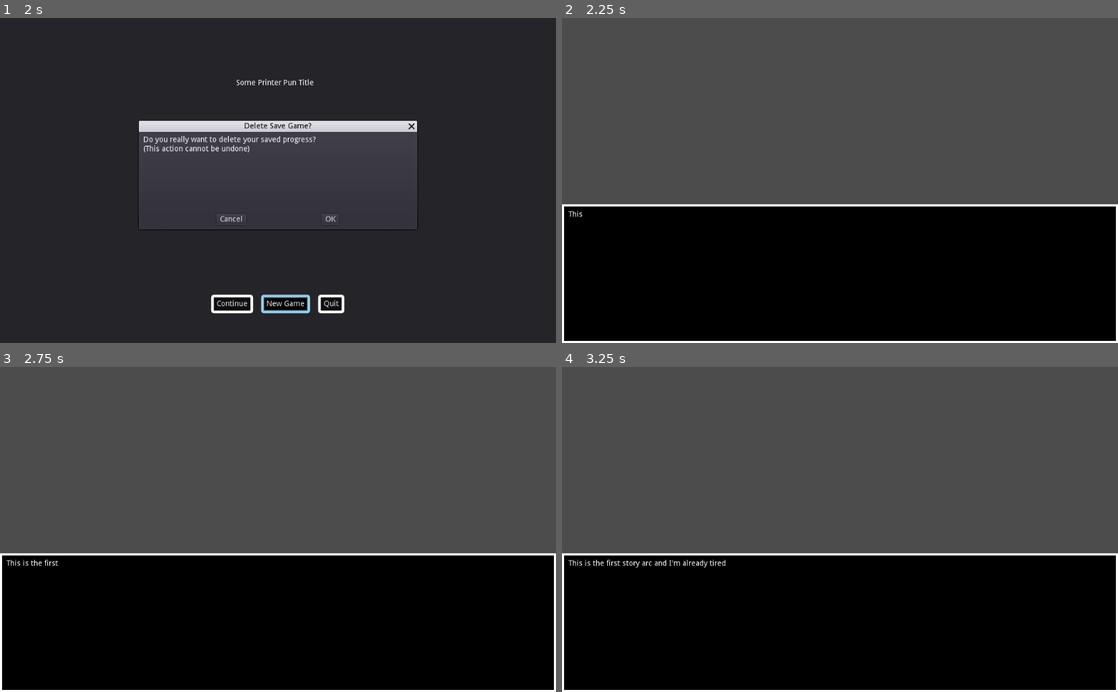
Above: before the commit, frames 1-4 (two rows, left to right).
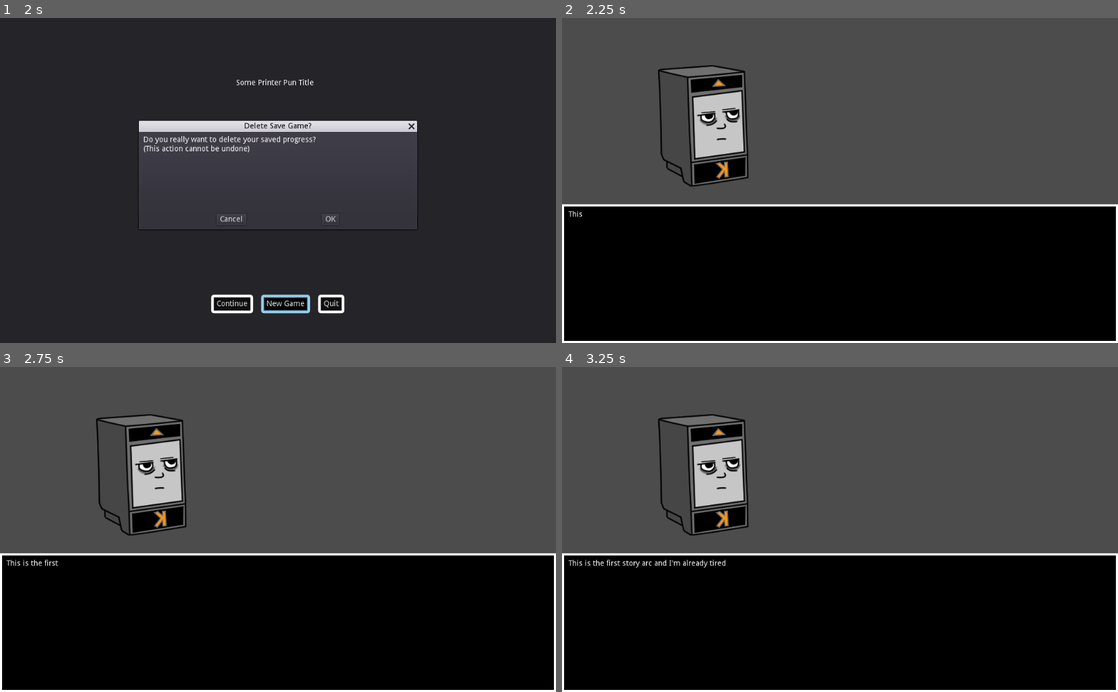
Above: after the commit, the same moments.

Repository: remmarcoux/prism
Game: Godot game, scene res://Menu/MainMenu.tscn
The game is run twice, just before and just after one commit, with the same random seed, the same clock (stepped at 60 frames per second) and the same inputs.
Inputs (mouse positions are in pixels of both pictures, inside the frame that each line leads up to):
- Up to frame 1 (2 s): click "New Game" at 0.5 s; click "New Game" at 1.25 s
- Up to frame 2 (2.25 s): click "Continue" at 2 s
- Up to frame 3 (2.75 s): no input
- Up to frame 4 (3.25 s): tap Enter (ui_accept) at 2.75, 3.02 s; move the mouse to (962, 513) at 2.77 s; hold Right (ui_right) from 2.78 s (still down); click (962, 513) at 2.92 s

Frame 1 is identical in both runs. In frame 2, 3.7% of the frame differs, in the area x 17-34%, y 14-52%; in frame 3, 3.7%; in frame 4, 3.7%.

Commit message:
Fixing dumb issues

Diff:
--- a/Microgames/SimonSays/SimonSaysGame.gd
+++ b/Microgames/SimonSays/SimonSaysGame.gd
@@ -132,10 +132,7 @@
 			on_wrong_answer()
 			return
 
-	if currentAnswer.size() == roundSolution.size():
-		roundState = ESimonsaysGameState.Win
-	else:
-		on_correct_answer()
+	on_correct_answer()
 
 func process_wrong_answer(delta:float):
 	currentPauseTimer -= delta
@@ -172,7 +169,9 @@
 
 func on_correct_answer():
 	# TODO: Positive Feedback
-	on_win()
+	if currentAnswer.size() == roundSolution.size():
+		roundState = ESimonsaysGameState.Win
+		emit_signal("completed")
 
 func update_display_from_inputs():
 	set_highlight(process_key_down())
--- a/StorySystem/StoryScene.gd
+++ b/StorySystem/StoryScene.gd
@@ -9,7 +9,6 @@
 
 func _load_story_from_save():
 	var stageData = Progress.getFirstIncompleteStage()
-	_load_story(stageData.path)
 	_load_story(stageData.path)
 
 func _load_story(story_path:String):
